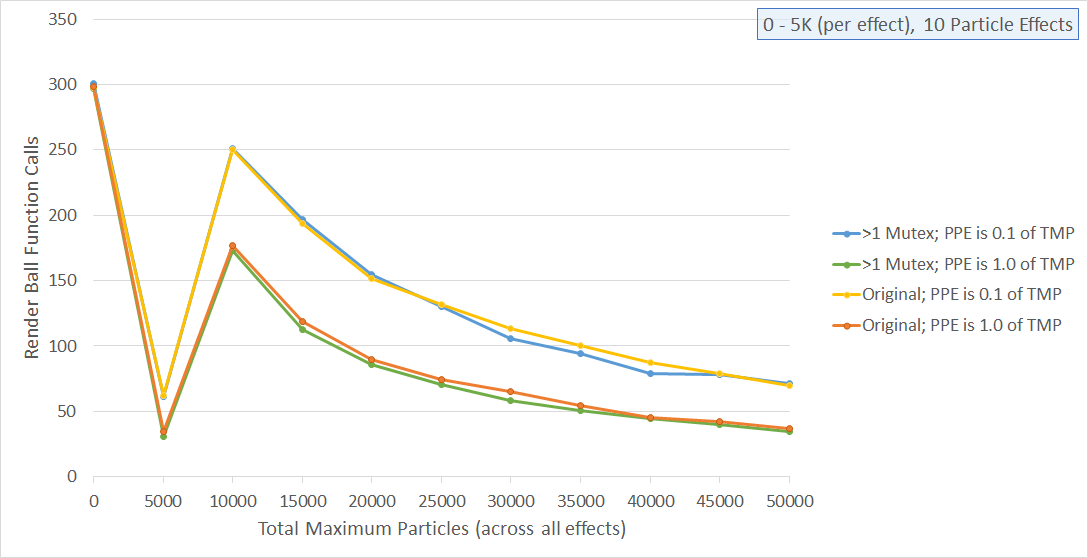
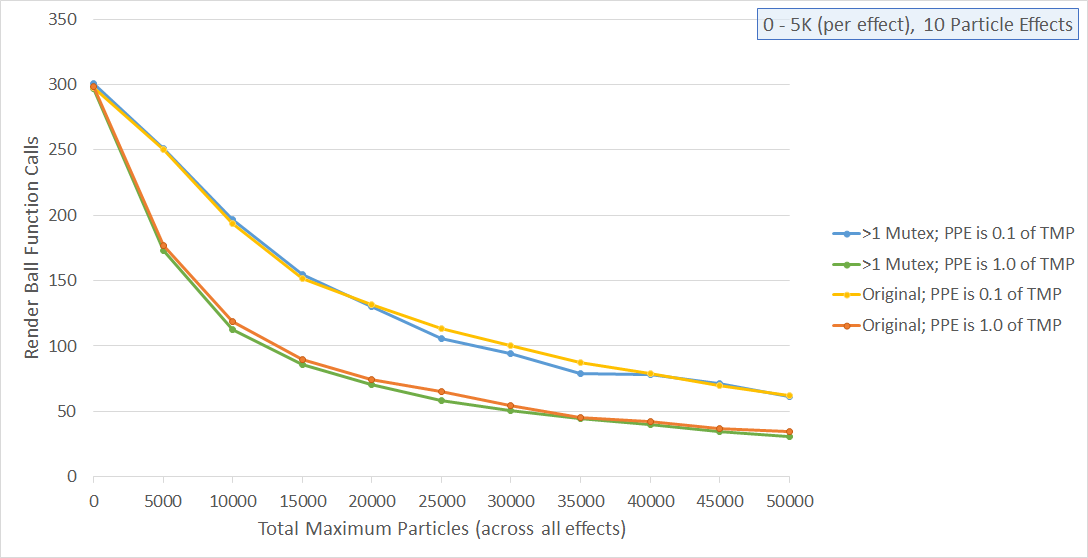
Layer changes from the first w=1088, h=558 image to the second:
added layer "Layer 2" above "Layer 1" over (93, 84, 793, 440)
